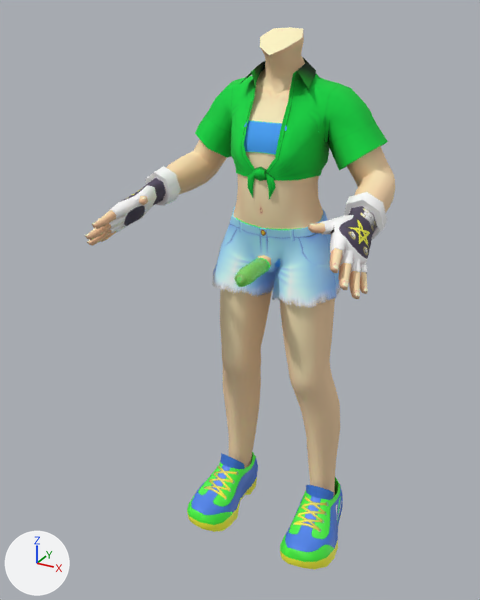
The glTF model data/chars/body_boy/body_inroom.gltf as it was, and as the next commit left it.
One viewpoint serves both versions: a 50 mm camera at (0.735, -1.601, 1.51) aimed at (-0.052, -0.172, 0.795). Arrows for +X, +Y and +Z are at lower left; the lights stay in place.

The first picture shows 'arms.gloves_star.boy', 'body.boy', 'bottom.condom.boy', 'bottom.jorts.boy', 'foots.sneakers.boy', 'top.summer_shirt.boy', 'top.swimsuit.boy'.
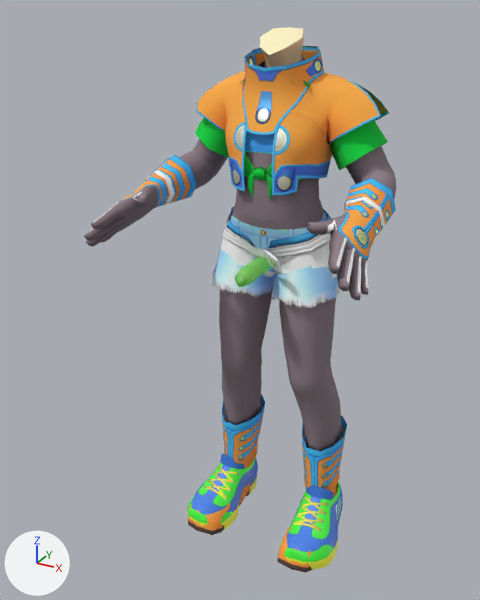
Commit message: added kidder suit

What the commit changed:
Picture 'kidder' (img_kidder) is new.
Picture 'kidder_m-kidder_r' (img_kidder_m_kidder_r) is new.
Picture 'kidder_n' (img_kidder_n) is new.
Material 'kidder.txt' (mat_kidder_txt) is new.
Uses the picture img_kidder.
Uses the picture img_kidder_m_kidder_r.
Uses the picture img_kidder_n.
Mesh me_top_kidder_weskit_under is new.
It has 402 vertices, 770 faces and spans x -0.313..0.313, y -0.211..0.044, z 1.019..1.41.
It uses material mat_kidder_txt.
Mesh me_top_kidder_weskit is new.
It has 258 vertices, 456 faces and spans x -0.255..0.255, y -0.178..0.063, z 1.092..1.424.
It uses material mat_kidder_txt.
Mesh me_foots_kidder_boots is new.
It has 228 vertices, 432 faces and spans x -0.231..0.231, y -0.249..0.079, z -0.003..0.356.
It uses material mat_kidder_txt.
Mesh me_bottom_kidder_jshorts_under is new.
It has 320 vertices, 610 faces and spans x -0.191..0.191, y -0.153..0.069, z 0.115..1.046.
It uses material mat_kidder_txt.
Mesh me_bottom_kidder_jshorts_belt is new.
It has 46 vertices, 54 faces and spans x -0.155..0.155, y -0.208..0.078, z 0.897..0.998.
It uses material mat_kidder_txt.
Mesh me_bottom_kidder_jshorts is new.
It has 152 vertices, 260 faces and spans x -0.175..0.175, y -0.164..0.077, z 0.828..1.017.
It uses material mat_kidder_txt.
Mesh me_arms_kidder_gloves is new.
It has 426 vertices, 834 faces and spans x -0.358..0.358, y -0.44..-0.101, z 0.964..1.153.
It uses material mat_kidder_txt.
Object 'top.kidder.weskit.under' (ob_top_kidder_weskit_under) is new; it shows me_top_kidder_weskit_under.
Its location is (0.0, 0.0, 0.0).
Object 'top.kidder.weskit' (ob_top_kidder_weskit) is new; it shows me_top_kidder_weskit.
Its location is (0.0, 0.0, 0.0).
Object 'foots.kidder.boots' (ob_foots_kidder_boots) is new; it shows me_foots_kidder_boots.
Its location is (0.0, 0.0, 0.0).
Object 'bottom.kidder.jshorts.under' (ob_bottom_kidder_jshorts_under) is new; it shows me_bottom_kidder_jshorts_under.
Its location is (0.0, 0.0, 0.0).
Object 'bottom.kidder.jshorts.belt' (ob_bottom_kidder_jshorts_belt) is new; it shows me_bottom_kidder_jshorts_belt.
Its location is (0.0, 0.0, 0.0).
Object 'bottom.kidder.jshorts' (ob_bottom_kidder_jshorts) is new; it shows me_bottom_kidder_jshorts.
Its location is (0.0, 0.0, 0.0).
Object 'arms.kidder.gloves' (ob_arms_kidder_gloves) is new; it shows me_arms_kidder_gloves.
Its location is (0.0, 0.0, 0.0).

What differs and where, as boxes [x1, y1, x2, y2] in the pictures (480 x 600 px):
'top.kidder.weskit', added: after [196, 46, 389, 196]
'bottom.kidder.jshorts.under', added: after [219, 202, 341, 452]
'arms.kidder.gloves', added: after [84, 155, 396, 300]
'top.kidder.weskit.under', added: after [179, 54, 396, 221]
'foots.kidder.boots', added: after [188, 394, 347, 573]
'bottom.kidder.jshorts', added: after [221, 207, 336, 279]
'bottom.kidder.jshorts.belt', added: after [223, 214, 332, 275]
'body.boy', unchanged, covered by the edit: before [85, 27, 395, 496]; after [258, 27, 304, 259]
'top.summer_shirt.boy', unchanged, covered by the edit: before [195, 57, 388, 199]; after [195, 61, 388, 199]
'arms.gloves_star.boy', unchanged, covered by the edit: before [109, 166, 387, 277]; after [132, 170, 385, 237]
